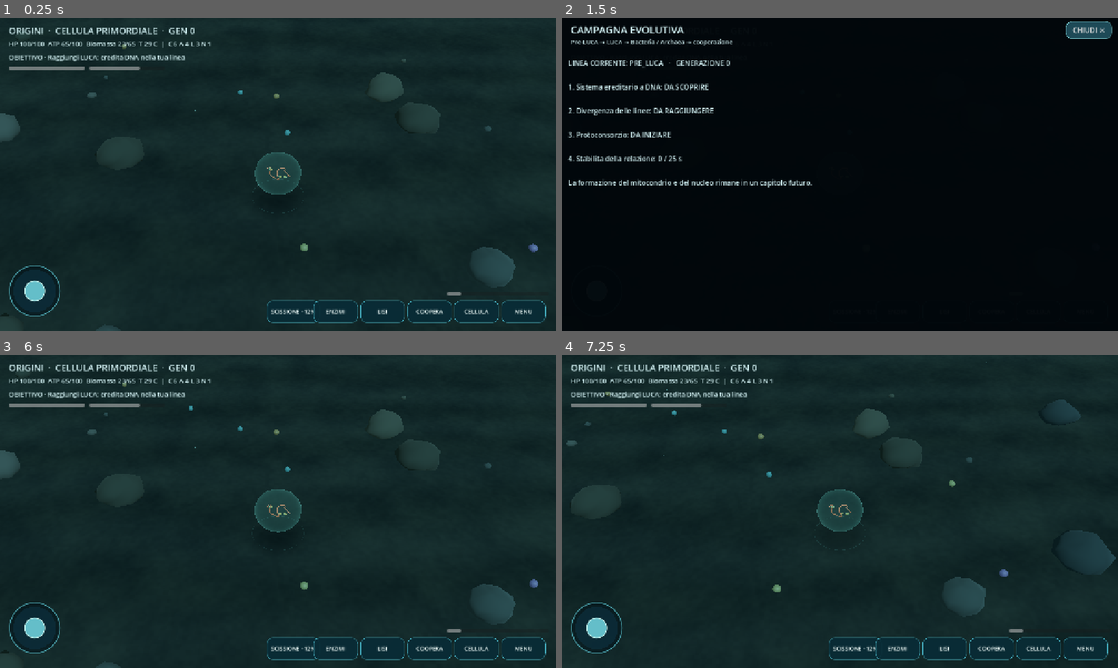
Above: before the commit, frames 1-4 (two rows, left to right).
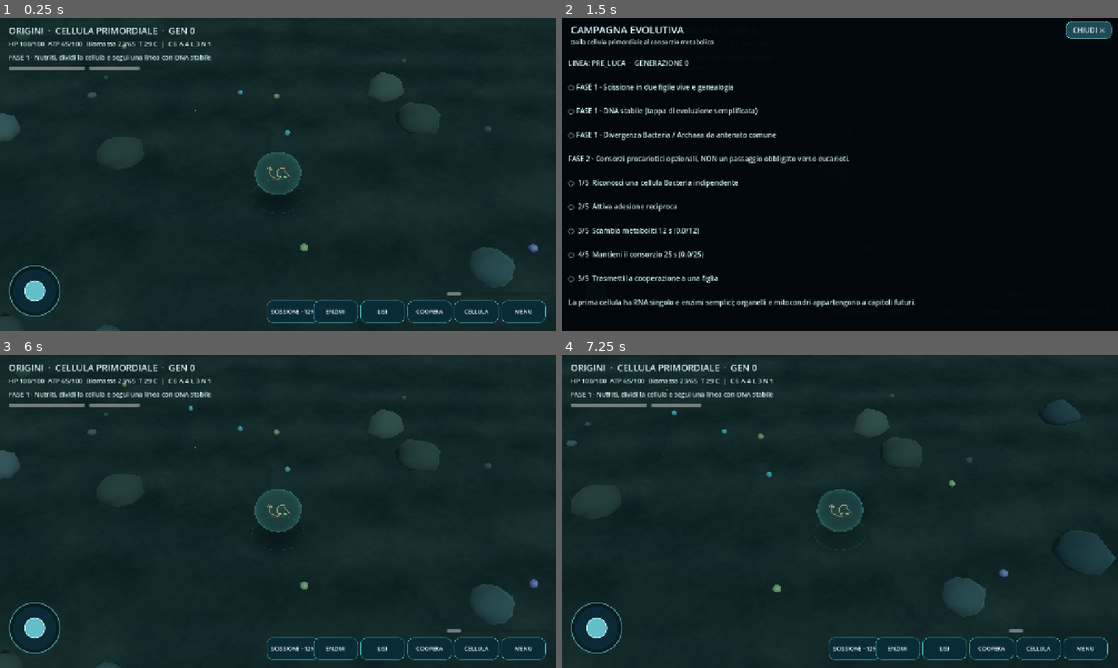
Above: after the commit, the same moments.

Repository: scorbetta17-gif/Origini
Game: Godot game, scene res://scenes/Main.tscn
Same seed, same stepped clock (60 frames per second), same inputs: the game is played once before the commit and once after it.
Inputs (mouse positions are in pixels of both pictures, inside the frame that each line leads up to):
- Up to frame 1 (0.25 s): no input
- Up to frame 2 (1.5 s): click "MENU" at 0.5 s; click "Obiettivi" at 1.25 s
- Up to frame 3 (6 s): click "SCISSIONE · 12%" at 2 s; click "ENZIMI" at 2.75 s; click "LISI" at 3.5 s; click "COOPERA" at 4.25 s; click "CELLULA" at 5 s; click "CHIUDI ✕" at 5.75 s
- Up to frame 4 (7.25 s): tap Enter at 6.5 s; move the mouse to (962, 495) at 6.52 s; hold D from 6.53 s (still down); click (962, 495) at 6.67 s

The runs differ from the first frame. In frame 1, 0.4% of the frame differs, in the area x 1-38%, y 11-14%; in frame 2, 5.0%, in the area x 1-64%, y 6-93%; in frame 3, 0.4%; in frame 4, 0.4%.

Commit message:
Complete five-step Phase 2 campaign UI, visible player feedback and in-game guidance

Diff:
--- a/src/main.gd
+++ b/src/main.gd
@@ -92,6 +92,7 @@
 var t: float = 0.0
 var eco_tick: float = 0.0
 var autosave_timer: float = 0.0
+var notice_expires: float = -1.0
 var hud: Control
 var overlay: ColorRect
 var overlay_scroll: ScrollContainer
@@ -388,6 +389,8 @@
         return
     delta = minf(delta,.07)
     t += delta
+    if is_instance_valid(tips_label) and notice_expires >= 0 and t > notice_expires:
+        tips_label.visible = false
     regeneration_cooldown = maxf(0.0,regeneration_cooldown-delta)
     skill_cooldown = maxf(0.0,skill_cooldown-delta)
     autosave_timer += delta
@@ -1078,18 +1081,48 @@
     _add_overlay_button("Linee genealogiche",_on_genealogy)
     _add_overlay_button("Genoma e fenotipo",_on_genome)
     _add_overlay_button("Obiettivi",_on_goals)
+    _add_overlay_button("Fase 2 · Consorzi metabolici",_on_phase_two)
     _add_overlay_button("Salva partita",_save_game)
     _add_overlay_button("Carica partita",_load_game)
 
 func _on_goals() -> void:
-    var branch: String = entities[player_id]["branch"]
-    _open_overlay("CAMPAGNA EVOLUTIVA", "Pre-LUCA → LUCA → Bacteria / Archaea → cooperazione")
-    _add_overlay_label("LINEA CORRENTE: %s   ·   GENERAZIONE %d" % [branch.to_upper(),generation])
-    _add_overlay_label("1. Sistema ereditario a DNA: %s" % ("✓" if bool(entities[player_id]["traits"].get("dna",false)) else "DA SCOPRIRE"))
-    _add_overlay_label("2. Divergenza delle linee: %s" % ("✓" if branch == "archaea" or branch=="bacteria" else "DA RAGGIUNGERE"))
-    _add_overlay_label("3. Protoconsorzio: %s" % ("IN CORSO" if partner_id!="" else "DA INIZIARE"))
-    _add_overlay_label("4. Stabilita della relazione: %.0f / 25 s" % phase_two)
-    _add_overlay_label("La formazione del mitocondrio e del nucleo rimane in un capitolo futuro.")
+    if not entities.has(player_id):
+        return
+    var branch: String = str(entities[player_id]["branch"])
+    var traits: Dictionary = entities[player_id]["traits"]
+    _open_overlay("CAMPAGNA EVOLUTIVA", "Dalla cellula primordiale al consorzio metabolico")
+    _add_overlay_label("LINEA: %s  ·  GENERAZIONE %d" % [branch.to_upper(),generation])
+    var dna_achieved: bool = bool(traits.get("dna",false))
+    var divergent: bool = branch == "bacteria" or branch == "archaea"
+    _add_overlay_label(("✓" if generation >= 1 else "○")+" FASE 1 · Scissione in due figlie vive e genealogia")
+    _add_overlay_label(("✓" if dna_achieved else "○")+" FASE 1 · DNA stabile (tappa di evoluzione semplificata)")
+    _add_overlay_label(("✓" if divergent else "○")+" FASE 1 · Divergenza Bacteria / Archaea da antenato comune")
+    _add_overlay_label("FASE 2 · Consorzi procariotici opzionali, NON un passaggio obbligato verso eucarioti.")
+    for line in PhaseScript.objective_lines(phase2_progress):
+        _add_overlay_label(line)
+    _add_overlay_label("La prima cellula ha RNA singolo e enzimi semplici; organelli e mitocondri appartengono a capitoli futuri.")
+    if branch == "archaea":
+        _add_overlay_button("SUGGERIMENTI PER LA FASE 2",_on_phase_two)
+
+func _on_phase_two() -> void:
+    if not entities.has(player_id):
+        return
+    var branch: String = str(entities[player_id]["branch"])
+    var traits: Dictionary = entities[player_id]["traits"]
+    _open_overlay("FASE 2 · COOPERAZIONE", "Cinque traguardi per un consorzio stabile e trasmissibile")
+    for line in PhaseScript.objective_lines(phase2_progress):
+        _add_overlay_label(line)
+    if branch != "archaea":
+        _add_overlay_label("Per questa campagna scegli una discendente Archaea. Le Bacteria restano linee separate.")
+    else:
+        var surface_ok: bool = GenomeScript.has(traits,"surface_recognition") or GenomeScript.has(traits,"eps_biosynthesis")
+        var transporter_ok: bool = GenomeScript.has(traits,"membrane_transport")
+        _add_overlay_label(("✓" if surface_ok else "○")+" Gene: recettori di riconoscimento oppure adesione EPS")
+        _add_overlay_label(("✓" if transporter_ok else "○")+" Gene: trasportatore di membrana")
+        _add_overlay_label("Quando dividi una Archaea, una delle figlie puo acquisire una nuova variante maggiore.")
+        _add_overlay_label("Avvicinati a una Bacteria compatibile e premi COOPERA; mantenetevi abbastanza vicine.")
+        _add_overlay_label("Il flusso scambia risorse con costi per entrambe le cellule. Dopo 25 s e 12 s di scambio, dividiti.")
+    _add_overlay_label("Nota biologica: l'aggregazione cellulare e la sintrofia sono diverse dall'endosimbiosi.")
 
 func _game_over() -> void:
     is_paused = true
@@ -1212,6 +1245,9 @@
 func _notice(message: String) -> void:
     if is_instance_valid(tips_label):
         tips_label.text = message
+        tips_label.visible = true
+        tips_label.add_theme_color_override("font_color",Color(.95,.90,.71))
+        notice_expires = t+5.0
 
 func _refresh_hud() -> void:
     if not is_instance_valid(player) or not entities.has(player_id):
@@ -1228,16 +1264,14 @@
     hp_bar.value = clampf(hp,0.0,100.0)
     atp_bar.value = clampf(atp,0.0,100.0)
     scission_button.text = "SCISSIONE  ✓" if _can_divide() else "SCISSIONE · %d%%" % int(scission_bar.value)
-    if entities[player_id]["branch"]=="archaea":
-        objective_label.text = "FASE 2 · Stabilizza un consorzio con Bacteria (%.0f/25 s)" % phase_two
+    if str(entities[player_id]["branch"]) == "archaea":
+        objective_label.text = PhaseScript.short_objective(phase2_progress)
     elif not bool(traits.get("dna",false)):
-        objective_label.text = "OBIETTIVO · Raggiungi LUCA: eredita DNA nella tua linea"
-    elif entities[player_id]["branch"]=="luca":
-        objective_label.text = "OBIETTIVO · Diversifica Bacteria e Archaea"
+        objective_label.text = "FASE 1 · Nutriti, dividi la cellula e segui una linea con DNA stabile"
+    elif str(entities[player_id]["branch"]) == "luca":
+        objective_label.text = "FASE 1 · Scegli la diversificazione in Bacteria o Archaea"
     else:
-        objective_label.text = "OBIETTIVO · Evolvi una linea complessa · Esplora i biomi"
-    if phase_two>=25.0:
-        objective_label.text = "FASE 2 COMPLETATA · Consorzio metabolico stabile"
+        objective_label.text = "FASE 1 · Esplora una linea Bacteria e le sue mutazioni ereditarie"
     var danger_temperature: float = 43.0+18.0*float(traits.get("thermotolerance",0.0))
     if _temperature_at(player.position) > danger_temperature:
         objective_label.text = "STRESS TERMICO · Allontanati dalla sorgente o evolvi termotolleranza"
@@ -1290,7 +1324,7 @@
     hud.add_child(status_label)
     objective_label = _label("Obiettivo",15)
     hud.add_child(objective_label)
-    tips_label = _label("",11)
+    tips_label = _label("",14)
     tips_label.visible = false
     hud.add_child(tips_label)
     for stat in ["HP", "ATP"]:
@@ -1344,7 +1378,8 @@
     status_label.autowrap_mode = TextServer.AUTOWRAP_OFF
     objective_label.position = Vector2(20,79)
     objective_label.size = Vector2(wh.x-40,25)
-    tips_label.visible = false
+    tips_label.position = Vector2(20,132)
+    tips_label.size = Vector2(wh.x-40,28)
     hp_bar.position = Vector2(20,112)
     hp_bar.size = Vector2(minf(wh.x*.16,175),8)
     atp_bar.position = Vector2(30+hp_bar.size.x,112)
